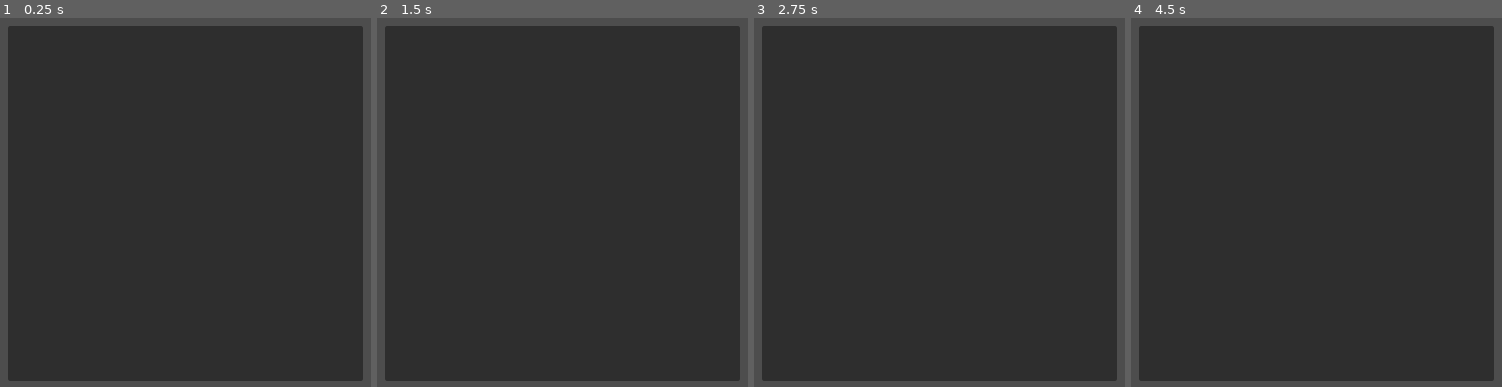
Above: before the commit, frames 1-4 (left to right).
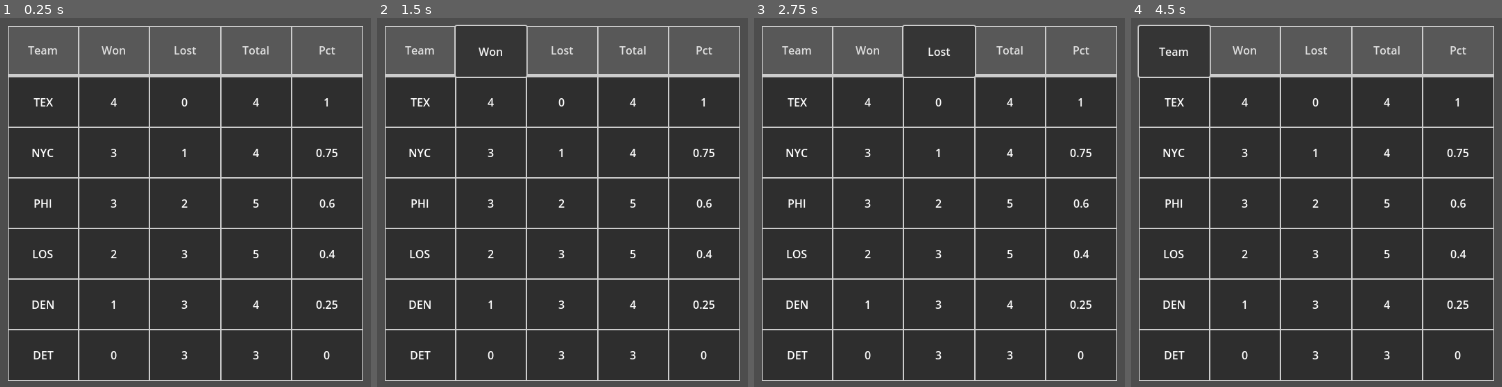
Above: after the commit, the same moments.

Repository: DMAlexander/InteractiveTableInGodot
Game: Godot game, scene res://main.tscn
Two runs of this game, one before a commit and one after it. Both use one fixed random seed, a clock stepped at 60 frames per second and the inputs below.
Inputs (mouse positions are in pixels of both pictures, inside the frame that each line leads up to):
- Up to frame 1 (0.25 s): no input
- Up to frame 2 (1.5 s): click (421, 51) at 0.5 s, where only the run after the commit has a clickable "Team"; click (492, 51) at 1.25 s, where only the run after the commit has a clickable "Won"
- Up to frame 3 (2.75 s): click (939, 51) at 2 s, where only the run after the commit has a clickable "Lost"
- Up to frame 4 (4.5 s): click (1386, 51) at 2.75 s, where only the run after the commit has a clickable "Total"; click (1457, 51) at 3.5 s, where only the run after the commit has a clickable "Pct"; click (1175, 51) at 4.25 s, where only the run after the commit has a clickable "Team"

The runs differ from the first frame. In frame 1, 19% of the frame differs, in the area x 2-98%, y 2-99%; in frame 2, 17%; in frame 3, 17%; in frame 4, 17%.

Commit message:
Rednering the Table Control

Diff:
--- a/interactive-table/DataFrame.gd
+++ b/interactive-table/DataFrame.gd
@@ -14,6 +14,10 @@
 		df.columns = c
 
 	return df
+
+
+func Size():
+	return len(data)
 
 
 # getters
--- a/interactive-table/main.gd
+++ b/interactive-table/main.gd
@@ -1,5 +1,6 @@
 extends Node
 
+@onready var background_table: Control = $Background/Table
 
 func _ready():
 	var columns = ["Team", "Won", "Lost"]
@@ -33,6 +34,9 @@
 
 	print(df)
 
+	background_table.data = df
+	background_table.Render()
+
 	print(1 / 4)
 	print(3 / 2)
 	print(1.0 / 4.0)
--- a/interactive-table/main.tscn
+++ b/interactive-table/main.tscn
@@ -1,11 +1,12 @@
-[gd_scene load_steps=2 format=3 uid="uid://hgpdj8am83km"]
+[gd_scene load_steps=3 format=3 uid="uid://hgpdj8am83km"]
 
 [ext_resource type="Script" path="res://main.gd" id="1_ais2n"]
+[ext_resource type="PackedScene" uid="uid://b77yu0pa5coo6" path="res://table.tscn" id="2_ros3k"]
 
 [node name="Main" type="Node"]
 script = ExtResource("1_ais2n")
 
-[node name="Panel" type="Panel" parent="."]
+[node name="Background" type="Panel" parent="."]
 anchors_preset = 8
 anchor_left = 0.5
 anchor_top = 0.5
@@ -17,3 +18,6 @@
 offset_bottom = 256.0
 grow_horizontal = 2
 grow_vertical = 2
+
+[node name="Table" parent="Background" instance=ExtResource("2_ros3k")]
+layout_mode = 1
--- /dev/null
+++ b/interactive-table/table.gd
@@ -0,0 +1,32 @@
+extends Control
+
+@onready var rows: VBoxContainer = $Rows
+
+@onready var TableRow = preload("res://table_row.tscn")
+@onready var TableCell = preload("res://table_cell.tscn")
+@onready var TableHeaderCell = preload("res://table_header_cell.tscn")
+
+@export var data: DataFrame
+
+
+func Render():
+
+	if data:
+		var row_count = data.Size()
+
+		var cols_row = TableRow.instantiate()
+		rows.add_child(cols_row)
+
+		for col in data.columns:
+			var cell = TableHeaderCell.instantiate()
+			cell.text = col
+			cols_row.add_child(cell)
+
+		for r in range(row_count):
+			var row = TableRow.instantiate()
+			rows.add_child(row)
+
+			for value in data.GetRow(r):
+				var cell = TableCell.instantiate()
+				cell.text = str(value)
+				row.add_child(cell)
--- /dev/null
+++ b/interactive-table/table.tscn
@@ -0,0 +1,21 @@
+[gd_scene load_steps=2 format=3 uid="uid://b77yu0pa5coo6"]
+
+[ext_resource type="Script" path="res://table.gd" id="1_s7qqm"]
+
+[node name="Table" type="Control"]
+layout_mode = 3
+anchors_preset = 15
+anchor_right = 1.0
+anchor_bottom = 1.0
+grow_horizontal = 2
+grow_vertical = 2
+script = ExtResource("1_s7qqm")
+
+[node name="Rows" type="VBoxContainer" parent="."]
+layout_mode = 1
+anchors_preset = 15
+anchor_right = 1.0
+anchor_bottom = 1.0
+grow_horizontal = 2
+grow_vertical = 2
+theme_override_constants/separation = 0
--- /dev/null
+++ b/interactive-table/table_cell.tscn
@@ -0,0 +1,21 @@
+[gd_scene load_steps=2 format=3 uid="uid://dujitdphhsgwu"]
+
+[sub_resource type="StyleBoxFlat" id="StyleBoxFlat_fe7d7"]
+draw_center = false
+border_width_left = 1
+border_width_top = 1
+border_width_right = 1
+border_width_bottom = 1
+
+[node name="TableCell" type="Label"]
+anchors_preset = 15
+anchor_right = 1.0
+anchor_bottom = 1.0
+grow_horizontal = 2
+grow_vertical = 2
+size_flags_horizontal = 3
+size_flags_vertical = 3
+theme_override_styles/normal = SubResource("StyleBoxFlat_fe7d7")
+text = "cell"
+horizontal_alignment = 1
+vertical_alignment = 1
--- /dev/null
+++ b/interactive-table/table_header_cell.tscn
@@ -0,0 +1,16 @@
+[gd_scene load_steps=2 format=3 uid="uid://bbntjhy5qgb2"]
+
+[sub_resource type="StyleBoxFlat" id="StyleBoxFlat_3hat5"]
+bg_color = Color(0.6, 0.6, 0.6, 0.392157)
+border_width_left = 1
+border_width_top = 1
+border_width_right = 1
+border_width_bottom = 4
+
+[node name="TableHeaderCell" type="Button"]
+offset_right = 8.0
+offset_bottom = 8.0
+size_flags_horizontal = 3
+size_flags_vertical = 3
+theme_override_styles/normal = SubResource("StyleBoxFlat_3hat5")
+text = "header"
--- /dev/null
+++ b/interactive-table/table_row.tscn
@@ -0,0 +1,11 @@
+[gd_scene format=3 uid="uid://7lc8rquvyl00"]
+
+[node name="TableRow" type="HBoxContainer"]
+anchors_preset = 15
+anchor_right = 1.0
+anchor_bottom = 1.0
+grow_horizontal = 2
+grow_vertical = 2
+size_flags_horizontal = 3
+size_flags_vertical = 3
+theme_override_constants/separation = 0
